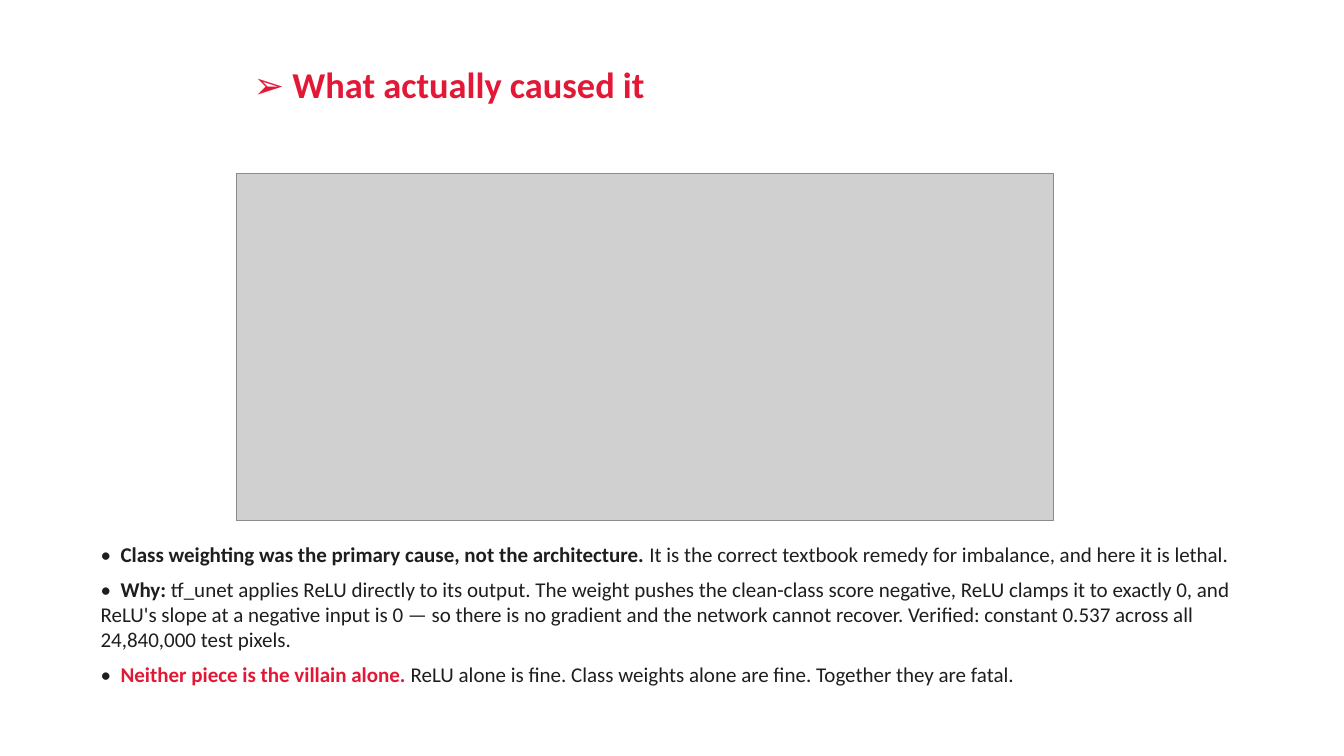
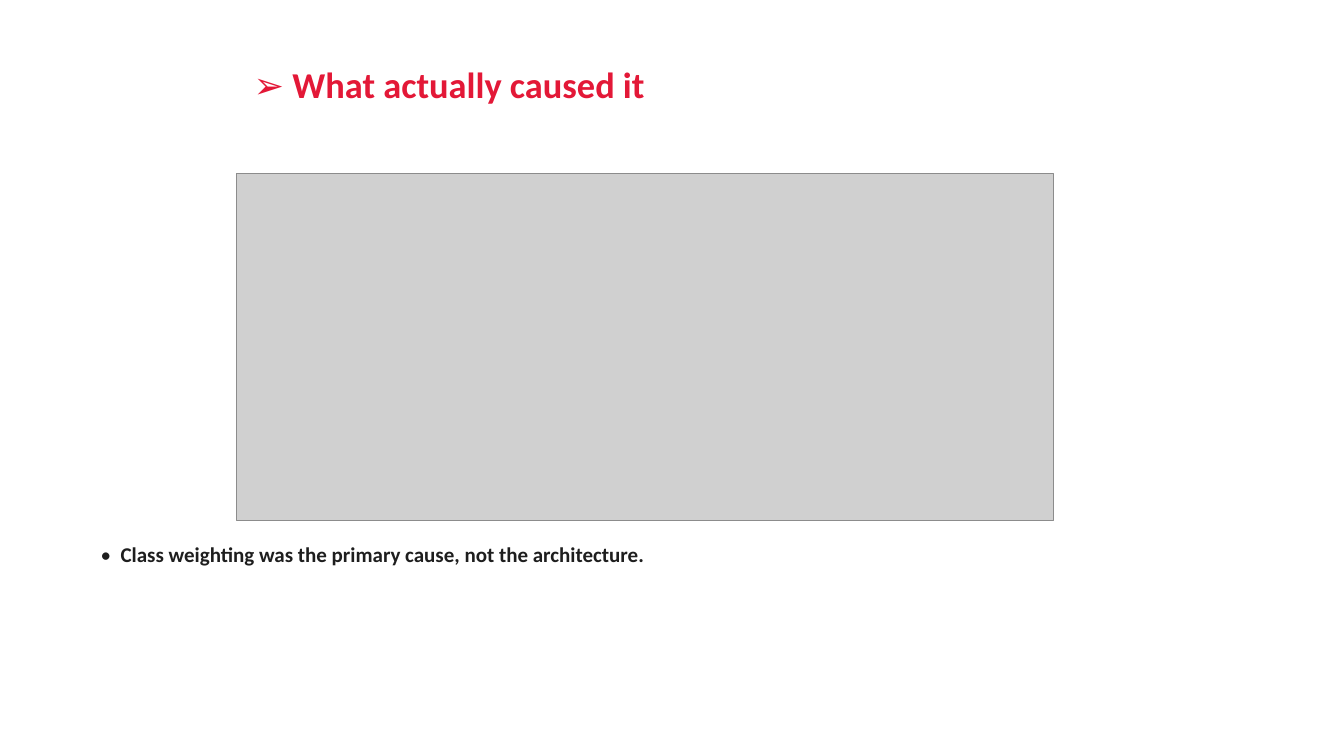
Before and after one commit to RonakSinghRaina/MP, a slide deck: slide 5 of Weekly_Report_Week5_DiL_Lab.pptx (slide 8 before the commit). Drawn at 1344x756 pixels with LibreOffice and Linux fonts; fonts in the diff are those of the drawing; grey boxes stand for pictures; background and template pictures are left out. Boxes give left, top, right and bottom in pixels: in the first picture for what was removed or moved away, otherwise in the second. Text is boxed around its words. In the diff, an @@ line names an element or a change of style, - is before the commit and + after.

```diff
--- a/Weekly_Report_Week5_DiL_Lab.pptx
+++ b/Weekly_Report_Week5_DiL_Lab.pptx
@@ text removed at (x1=101, y1=547, x2=1229, y2=686) @@
-• Class weighting was the primary cause, not the architecture. It is the correct textbook remedy for imbalance, and here it is lethal.
-• Why: tf_unet applies ReLU directly to its output. The weight pushes the clean-class score negative, ReLU clamps it to exactly 0, and ReLU's slope at a negative input is 0 — so there is no gradient and the network cannot recover. Verified: constant 0.537 across all 24,840,000 test pixels.
-• Neither piece is the villain alone. ReLU alone is fine. Class weights alone are fine. Together they are fatal.
```
Also in this commit, not shown: 10 other slides changed, 1 slide added, 4 slides removed, 2 other files.
